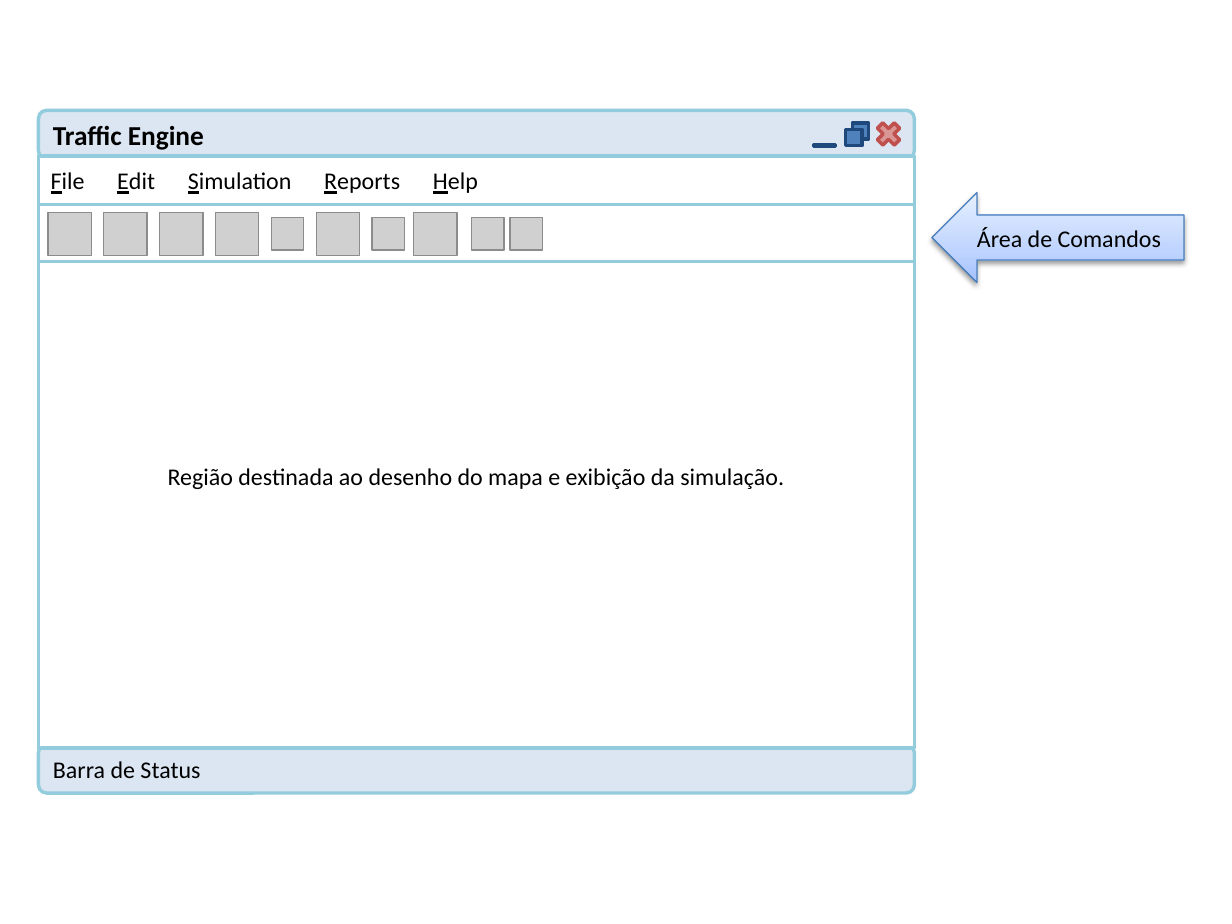
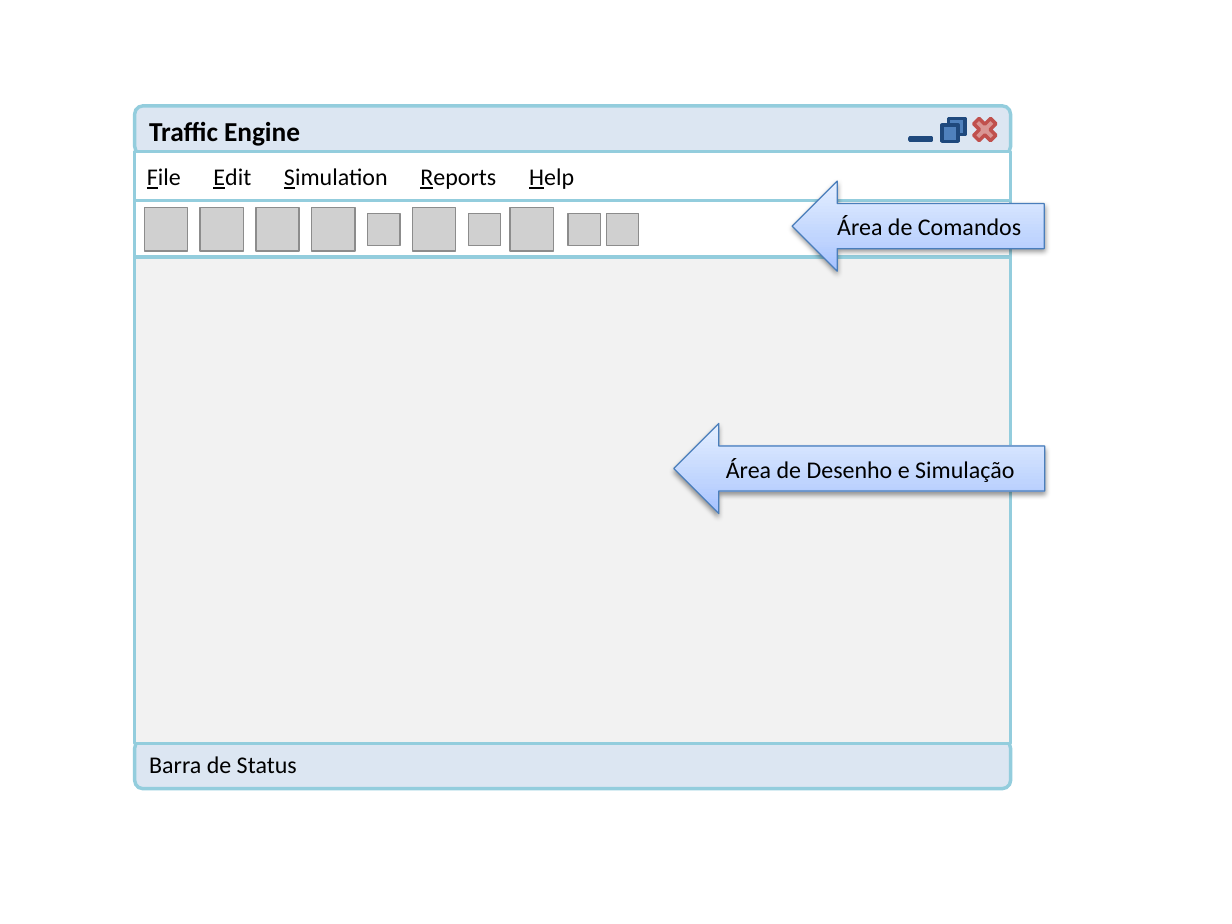
Before and after one commit to fchirigati/rota, a slide deck: slide 1 of Documentação/Manual do Usuário/janelas.pptx. Drawn at 1232x924 pixels with LibreOffice and Linux fonts; fonts in the diff are those of the drawing; grey boxes stand for pictures. Boxes give left, top, right and bottom in pixels: in the first picture for what was removed or moved away, otherwise in the second. Text is boxed around its words. In the diff, an @@ line names an element or a change of style, - is before the commit and + after.

```diff
--- a/Documentação/Manual do Usuário/janelas.pptx
+++ b/Documentação/Manual do Usuário/janelas.pptx
@@ 10 pictures, 5 rectangles, 2 rounded rectangles, 1 cross, 1 math minus: place and size @@
-10 pictures, 5 rectangles, 2 rounded rectangles, 1 cross, 1 math minus at (38, 111, 914, 792)
+10 pictures, 5 rectangles, 2 rounded rectangles, 1 cross, 1 math minus at (134, 106, 1010, 788)
@@ rectangle at (134, 201, 1010, 744): fill #FFFFFF to #F2F2F2 @@
@@ left arrow "Área de Comandos": place and size @@
-left arrow "Área de Comandos" at (931, 192, 1184, 282)
+left arrow "Área de Comandos" at (792, 181, 1045, 271)
@@ left arrow added at (674, 424, 1045, 514), fill gradient #A4C4FF to #BFD4FF to #E6EEFF, outline #4B7EBC 0.75 pt, 14 pt, text #000000 @@
+Área de Desenho e Simulação
@@ text in rectangle at (168, 468, 784, 489): text removed @@
-Região destinada ao desenho do mapa e exibição da simulação.
```
Also in this commit, not shown: 1 other slide changed, 6 other files.
